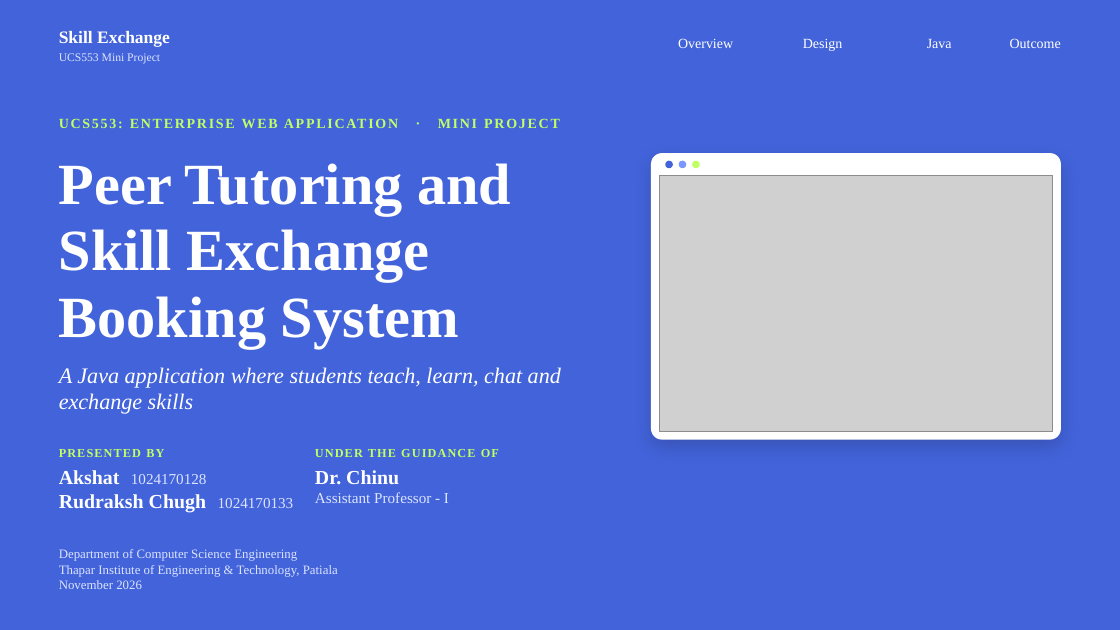
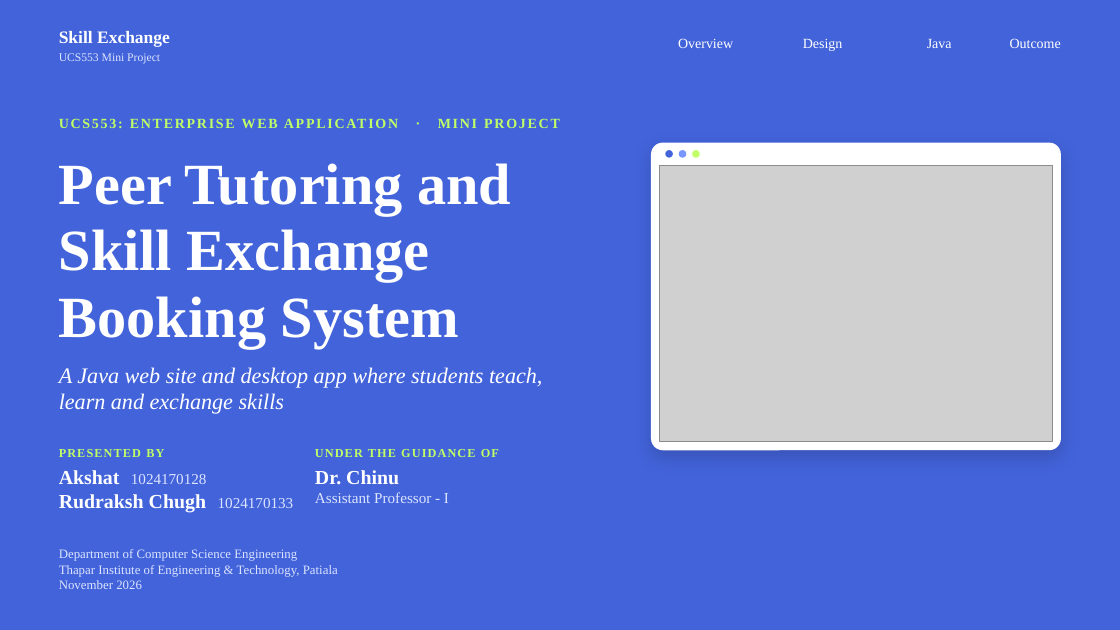
Before and after one commit to RudrakshChugh/JavaProject, a slide deck: slide 1 of Project Presentation.pptx. Drawn at 1120x630 pixels with LibreOffice and Linux fonts; fonts in the diff are those of the drawing; grey boxes stand for pictures; background and template pictures are left out. Boxes give left, top, right and bottom in pixels: in the first picture for what was removed or moved away, otherwise in the second. Text is boxed around its words. In the diff, an @@ line names an element or a change of style, - is before the commit and + after.

Commit message:
Update the presentation: web site, hosting, two front ends over one server

```diff
--- a/Project Presentation.pptx
+++ b/Project Presentation.pptx
@@ rounded rectangle: place and size @@
-rounded rectangle at [651, 153, 1061, 439]
+rounded rectangle at [651, 143, 1061, 450]
@@ picture: place and size @@
-picture at [660, 176, 1053, 431]
+picture at [660, 166, 1053, 442]
@@ 3 ellipses: place and size @@
-3 ellipses at [665, 160, 700, 168]
+3 ellipses at [665, 150, 700, 158]
@@ text at [59, 367, 542, 414]: text changed @@
-A Java application where students teach, learn, chat and exchange skills
+A Java web site and desktop app where students teach, learn and exchange skills
```
Also in this commit, not shown: 13 other slides changed, 1 slide added.
